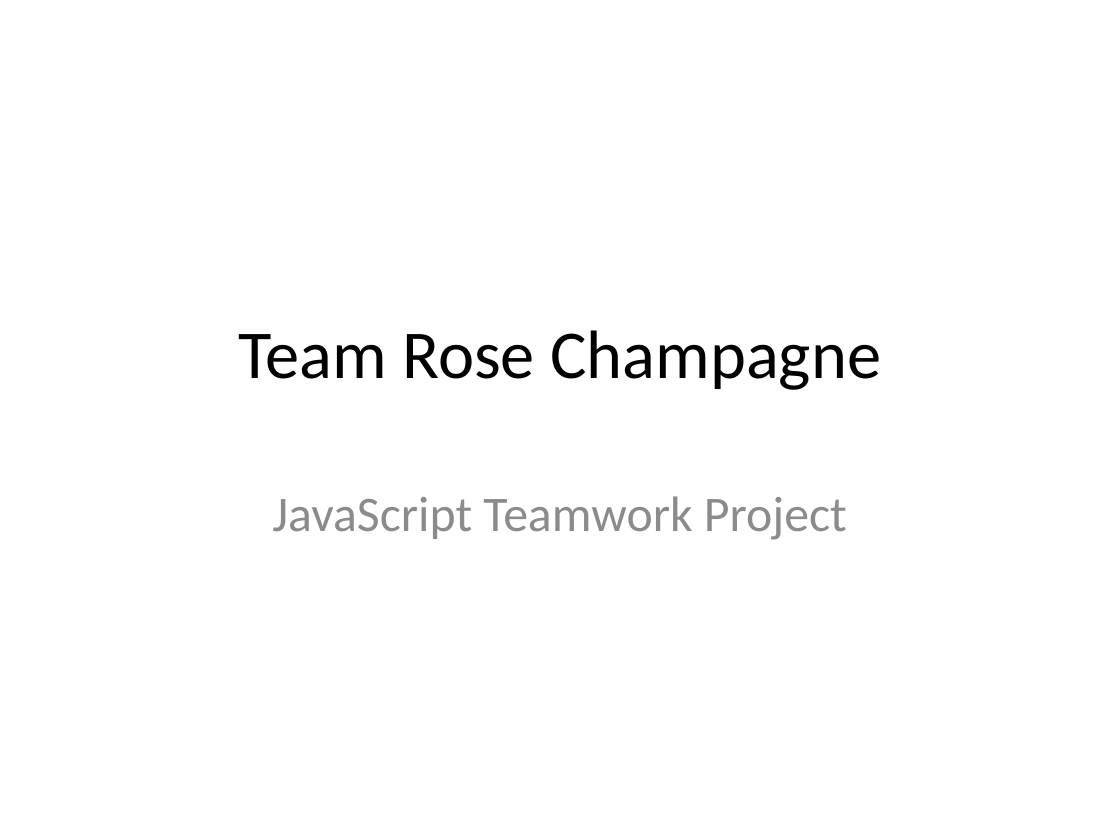
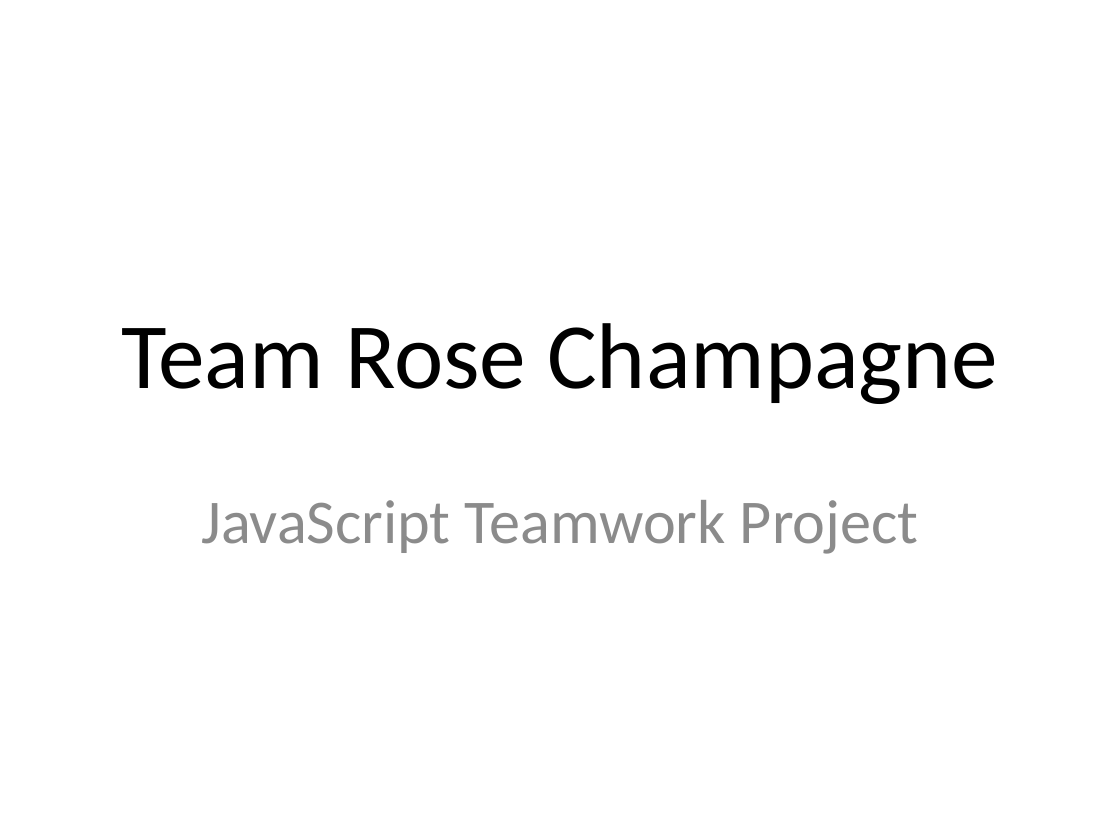
Before and after one commit to GBurlakova/TeamRoseChampagne---JavaScript, a slide deck: slide 1 of Teamwork - RoseChampagne/Team Rose Champagne.pptx. Drawn at 1120x840 pixels with LibreOffice and Linux fonts; fonts in the diff are those of the drawing; background and template pictures are left out. Boxes give left, top, right and bottom in pixels: in the first picture for what was removed or moved away, otherwise in the second. Text is boxed around its words. In the diff, an @@ line names an element or a change of style, - is before the commit and + after.

```diff
--- a/Teamwork - RoseChampagne/Team Rose Champagne.pptx
+++ b/Teamwork - RoseChampagne/Team Rose Champagne.pptx
@@ title "Team Rose Champagne" at <box>121,323,998,404</box>: size 44 to 60 pt @@
@@ subtitle "JavaScript Teamwork Project" at <box>201,500,918,554</box>: size 32 to 40 pt; more space between paragraphs @@
```
